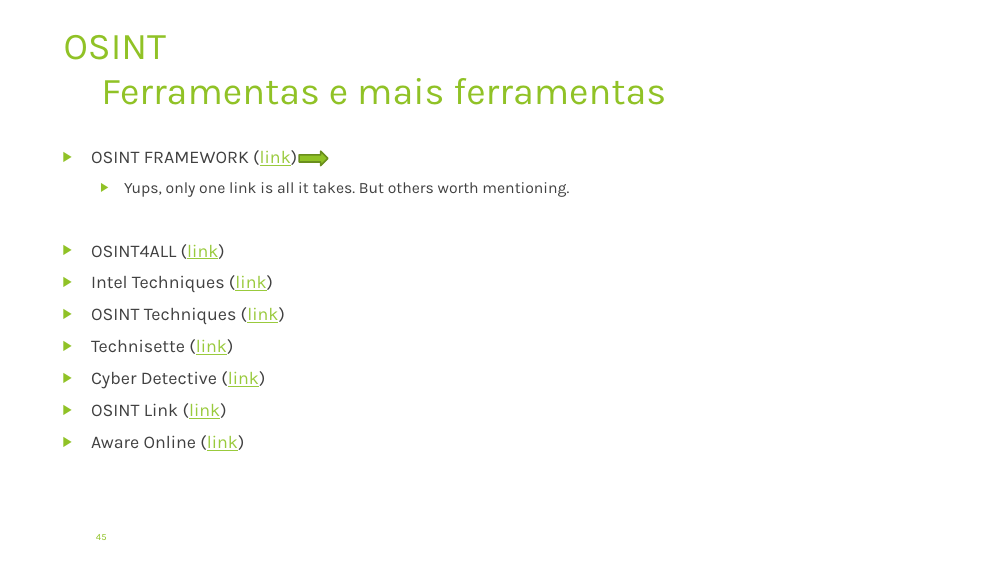
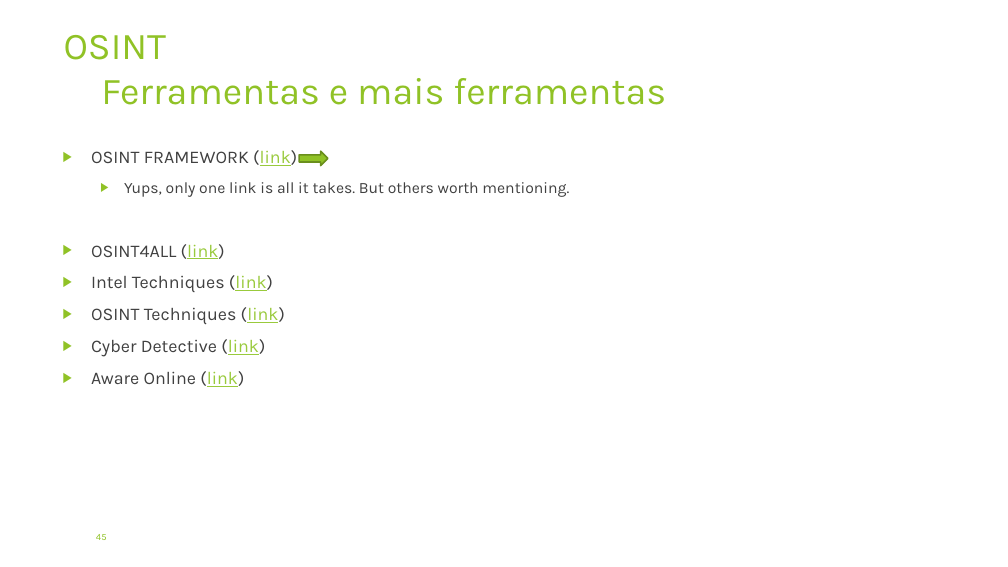
Before and after one commit to pedroaovieira/osint, a slide deck: slide 45 of presentation/RootedCON/OSINT_RootedCON_pt_Portugal_Edition.pptx. Drawn at 1008x567 pixels with LibreOffice and Linux fonts; fonts in the diff are those of the drawing; background and template pictures are left out. Boxes give left, top, right and bottom in pixels: in the first picture for what was removed or moved away, otherwise in the second. Text is boxed around its words. In the diff, an @@ line names an element or a change of style, - is before the commit and + after.

```diff
--- a/presentation/RootedCON/OSINT_RootedCON_pt_Portugal_Edition.pptx
+++ b/presentation/RootedCON/OSINT_RootedCON_pt_Portugal_Edition.pptx
@@ text at <box>91,339,233,355</box>: paragraph removed @@
-▶ Technisette (link)
@@ text at <box>91,403,227,419</box>: paragraph removed @@
-▶ OSINT Link (link)
```
Also in this commit, not shown: 8 other slides changed, 3 other files.
